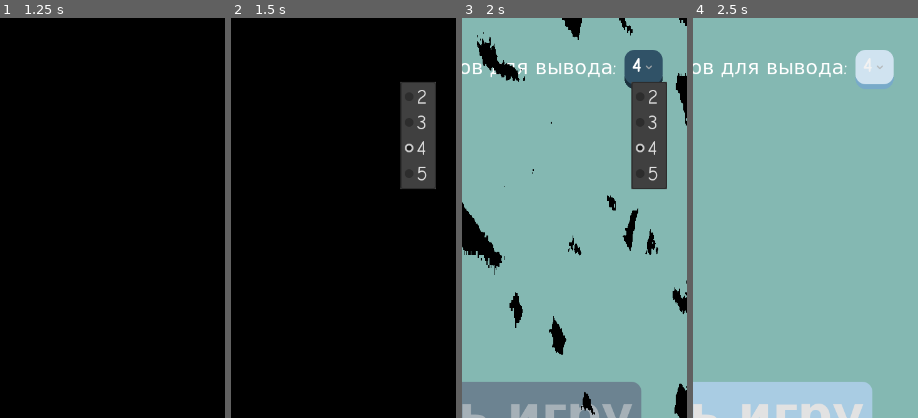
Above: before the commit, frames 1-4 (left to right).
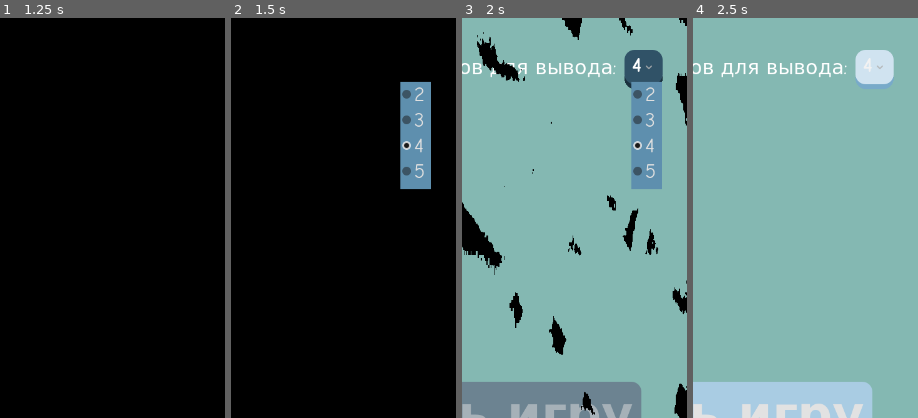
Above: after the commit, the same moments.

Repository: ash4rk/ad-aurum-quiz
Game: Godot game, scene res://scenes/end_game_screen.tscn
Two runs of this game, one before a commit and one after it. Both use one fixed random seed, a clock stepped at 60 frames per second and the inputs below. This scene is started directly instead of the project's main scene.
Inputs:
- Up to frame 1 (1.25 s): click "Новая игра" at 0.5 s
- Up to frame 2 (1.5 s): click "4" at 1.25 s
- Up to frame 3 (2 s): no input
- Up to frame 4 (2.5 s): click "4" at 2 s
The pictures show only the part of the screen within x 50-100%, y 0-50%; the shares and areas given below are measured in that part.

Frame 1 is identical in both runs. In frame 2, 4.3% of the frame differs, in the area x 75-92%, y 16-43%; in frame 3, 4.3%; in frame 4, nothing differs.

Commit message:
FIX: Change popup menu color

Diff:
--- a/assets/main_theme.tres
+++ b/assets/main_theme.tres
@@ -70,6 +70,32 @@
 expand_margin_right = 5.0
 expand_margin_bottom = 5.0
 
+[sub_resource type="StyleBoxFlat" id="StyleBoxFlat_n1pgm"]
+bg_color = Color(0.737255, 0.843137, 0.917647, 1)
+border_width_bottom = 8
+border_color = Color(0.223529, 0.372549, 0.462745, 1)
+corner_radius_top_left = 16
+corner_radius_top_right = 16
+corner_radius_bottom_right = 16
+corner_radius_bottom_left = 16
+expand_margin_left = 12.0
+expand_margin_top = 6.0
+expand_margin_right = 12.0
+expand_margin_bottom = 12.0
+
+[sub_resource type="StyleBoxFlat" id="StyleBoxFlat_n4vjg"]
+bg_color = Color(0.368627, 0.560784, 0.682353, 1)
+border_width_bottom = 8
+border_color = Color(0.223529, 0.372549, 0.462745, 1)
+corner_radius_top_left = 16
+corner_radius_top_right = 16
+corner_radius_bottom_right = 16
+corner_radius_bottom_left = 16
+expand_margin_left = 12.0
+expand_margin_top = 6.0
+expand_margin_right = 12.0
+expand_margin_bottom = 12.0
+
 [resource]
 default_font = ExtResource("1_86voy")
 default_font_size = 32
@@ -81,3 +107,5 @@
 Button/styles/normal = SubResource("StyleBoxFlat_sl12l")
 Button/styles/pressed = SubResource("StyleBoxFlat_xqwvf")
 PanelContainer/styles/panel = SubResource("StyleBoxFlat_ijj02")
+PopupMenu/styles/hover = SubResource("StyleBoxFlat_n1pgm")
+PopupMenu/styles/panel = SubResource("StyleBoxFlat_n4vjg")
Not shown: 1 places in assets/main_theme.tres that only renumber resources
